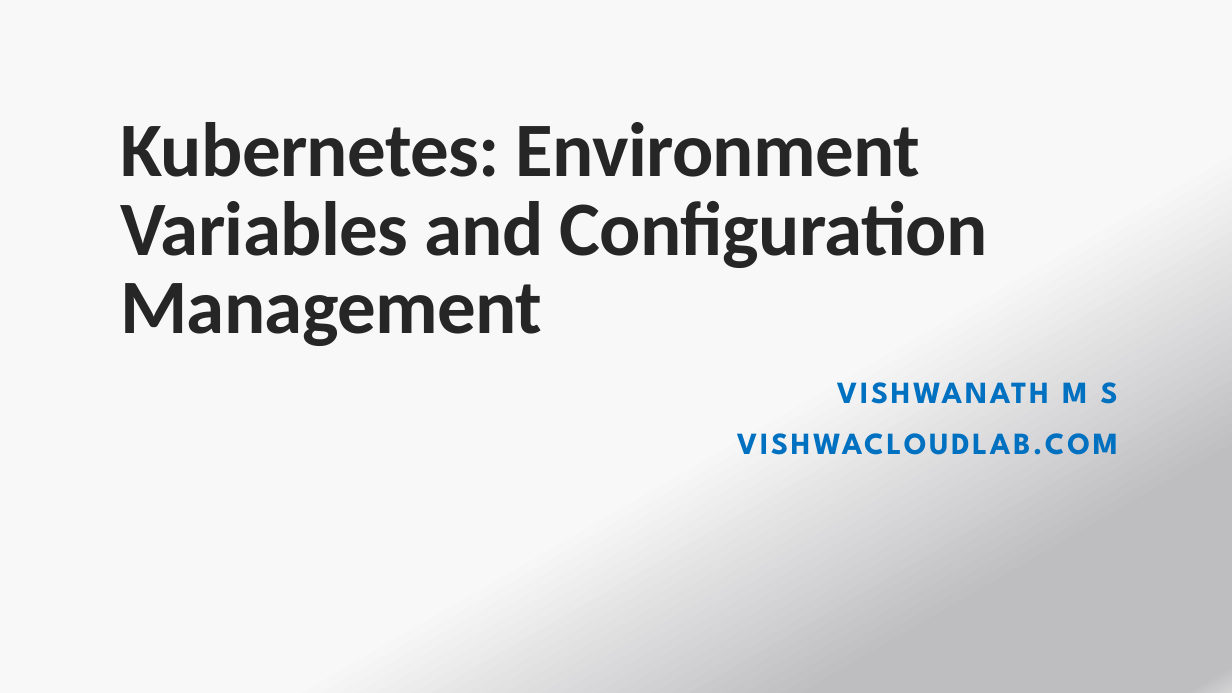
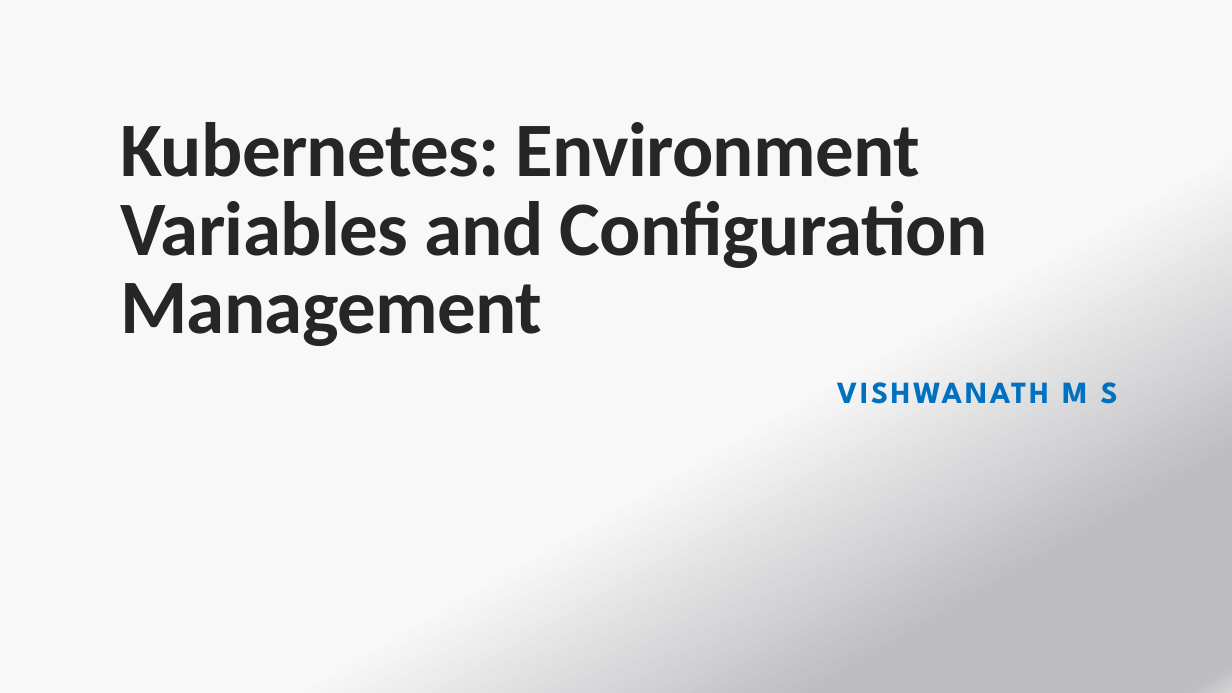
Before and after one commit to payalb/niit-25-aug-25, a slide deck: slide 1 of D4/PPT08-Kubernetes -Env-variables.pptx. Drawn at 1232x693 pixels with LibreOffice and Linux fonts; fonts in the diff are those of the drawing. Boxes give left, top, right and bottom in pixels: in the first picture for what was removed or moved away, otherwise in the second. Text is boxed around its words. In the diff, an @@ line names an element or a change of style, - is before the commit and + after.

```diff
--- a/D4/PPT08-Kubernetes -Env-variables.pptx
+++ b/D4/PPT08-Kubernetes -Env-variables.pptx
@@ subtitle at bbox=[737, 433, 1118, 455]: paragraph removed @@
-VISHWACLOUDLAB.COM
```
Also in this commit, not shown: 24 other slides changed, 11 other files.
